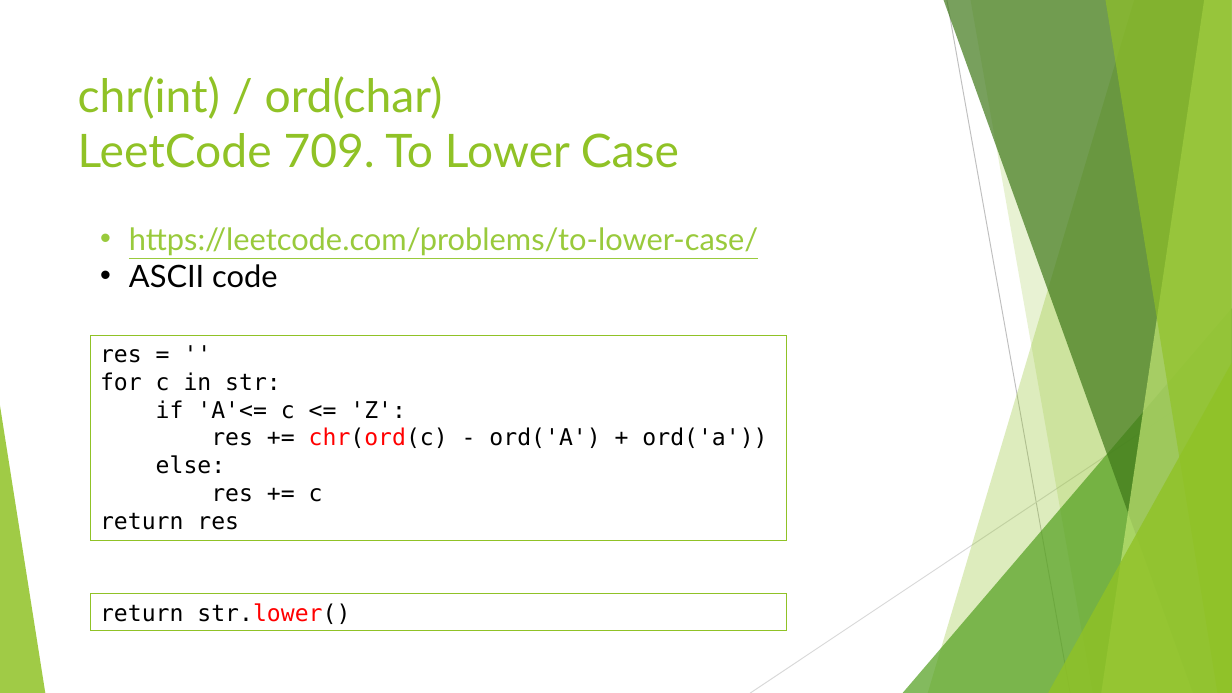
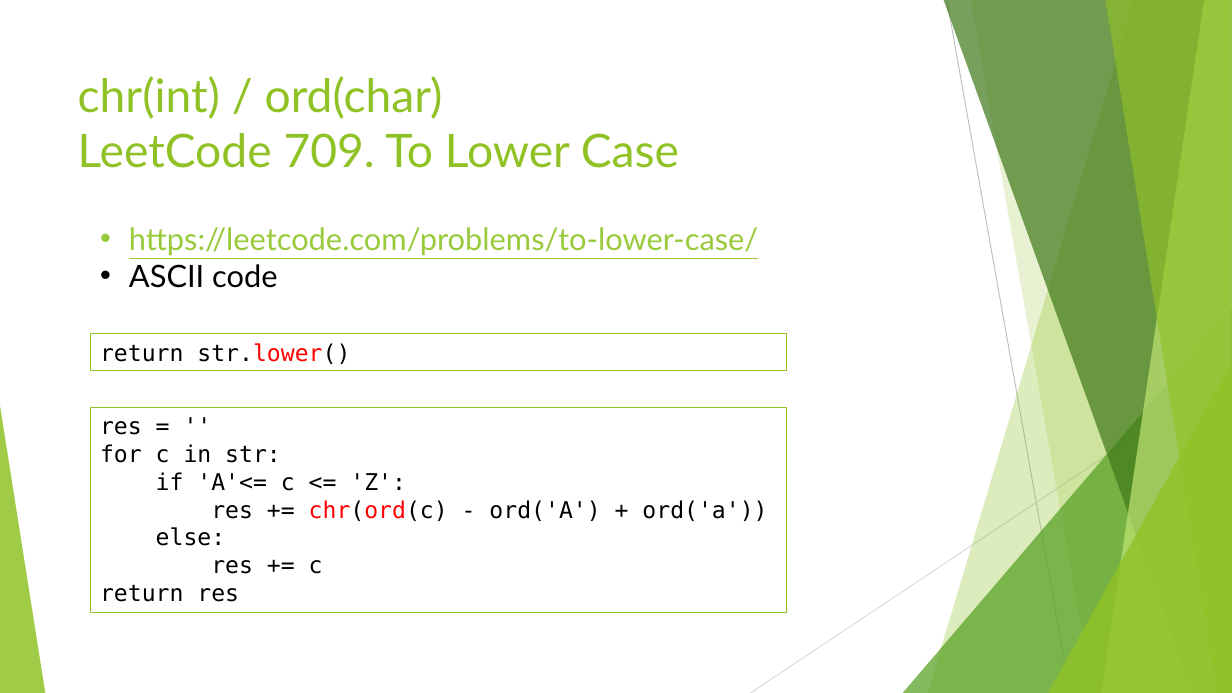
Before and after one commit to d823944/Python4Us, a slide deck: slide 10 of Slides/Python Basics_20190630.pptx. Drawn at 1232x693 pixels with LibreOffice and Linux fonts; fonts in the diff are those of the drawing. Boxes give left, top, right and bottom in pixels: in the first picture for what was removed or moved away, otherwise in the second. Text is boxed around its words. In the diff, an @@ line names an element or a change of style, - is before the commit and + after.

```diff
--- a/Slides/Python Basics_20190630.pptx
+++ b/Slides/Python Basics_20190630.pptx
@@ rectangle "return str.lower()": place and size @@
-rectangle "return str.lower()" at box(91, 593, 786, 630)
+rectangle "return str.lower()" at box(91, 334, 786, 371)
@@ rectangle "res = ''": place and size @@
-rectangle "res = ''" at box(91, 335, 786, 541)
+rectangle "res = ''" at box(91, 408, 786, 613)
```
Also in this commit, not shown: 8 other slides changed, 1 slide added.
